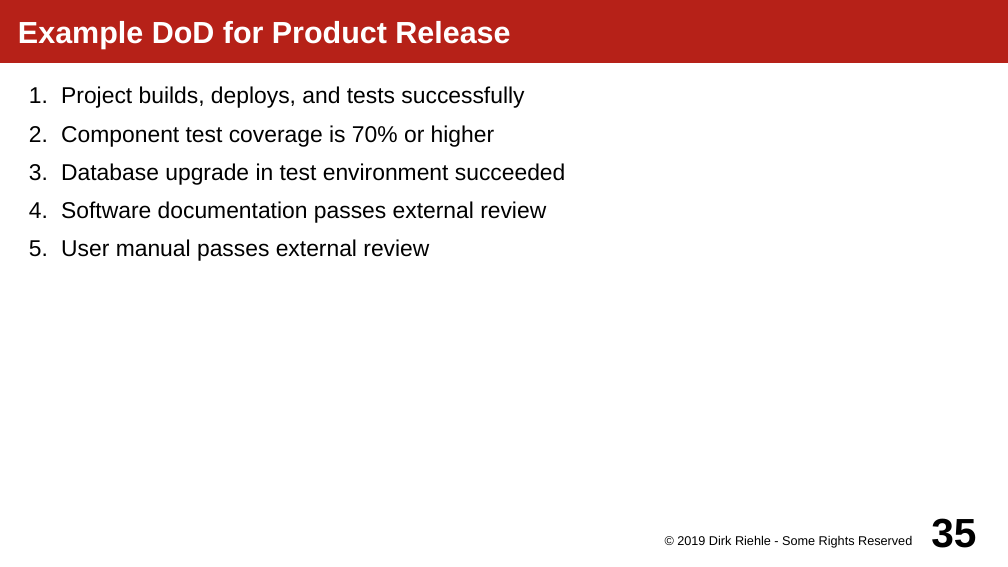
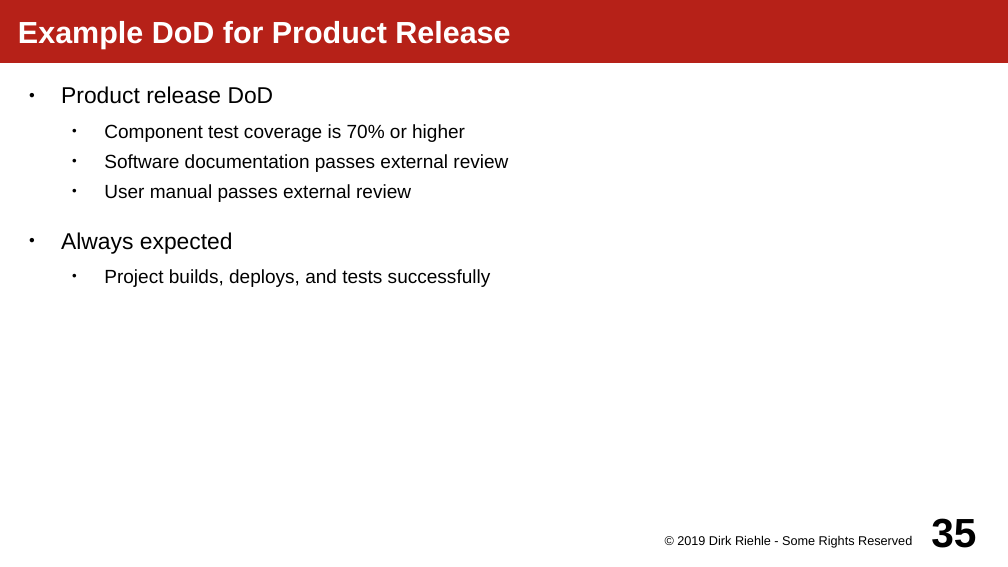
Before and after one commit to dirkriehle/amos-course, a slide deck: slide 35 of Lecture slides/AMOS D02 - Planning and Tracking.odp. Drawn at 1008x567 pixels with LibreOffice and Linux fonts; fonts in the diff are those of the drawing. Boxes give left, top, right and bottom in pixels: in the first picture for what was removed or moved away, otherwise in the second. Text is boxed around its words. In the diff, an @@ line names an element or a change of style, - is before the commit and + after.

```diff
--- a/Lecture slides/AMOS D02 - Planning and Tracking.odp
+++ b/Lecture slides/AMOS D02 - Planning and Tracking.odp
@@ text at [61, 86, 274, 104]: text changed @@
-1. Project builds, deploys, and tests successfully
+● Product release DoD
@@ text at [104, 124, 508, 202]: size 18 to 15 pt in "Component test coverage is 70% or higher", "Software documentation passes external review", "User manual passes external review"; bullet 1. to ●; list level 1 to 2 in "Component test coverage is 70% ..."; list level 1 to 2 in "Software documentation passes external review"; list level 1 to 2 in "User manual passes external review" @@
@@ text at [61, 163, 566, 185]: paragraph removed @@
-3. Database upgrade in test environment succeeded
@@ text at [61, 232, 491, 287]: paragraphs added @@
+● Always expected
+  ● Project builds, deploys, and tests successfully
```
Also in this commit, not shown: 4 other slides changed, 2 other files.
